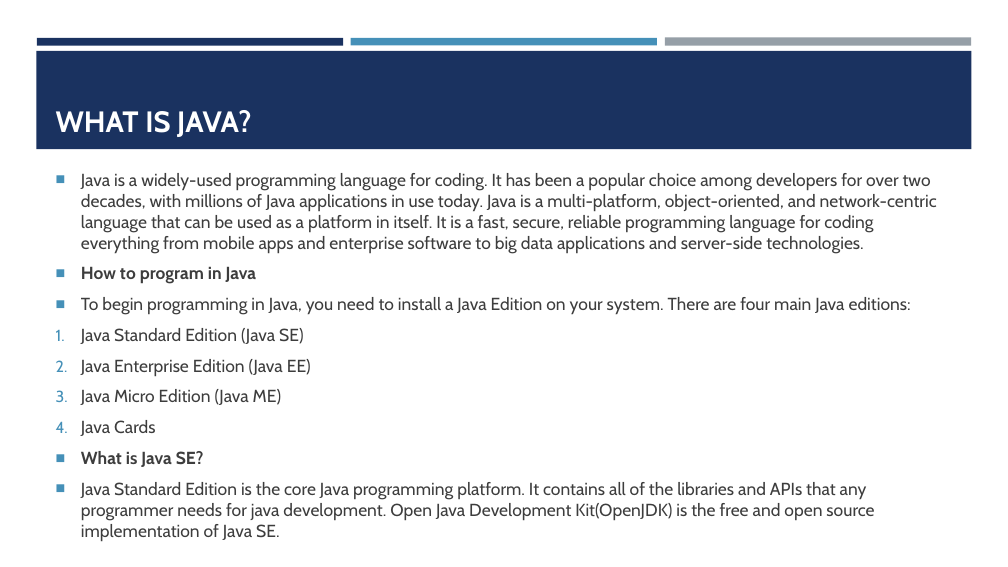
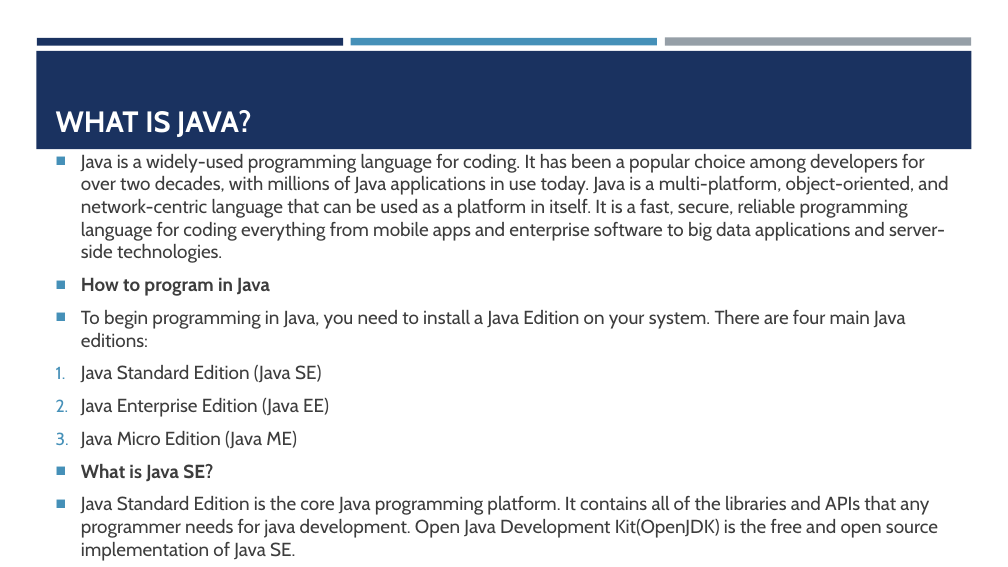
Before and after one commit to amantiwari8861/javaV1, a slide deck: slide 2 of javaSlides/Java Slides part 1.pptx. Drawn at 1008x567 pixels with LibreOffice and Linux fonts; fonts in the diff are those of the drawing. Boxes give left, top, right and bottom in pixels: in the first picture for what was removed or moved away, otherwise in the second. Text is boxed around its words. In the diff, an @@ line names an element or a change of style, - is before the commit and + after.

```diff
--- a/javaSlides/Java Slides part 1.pptx
+++ b/javaSlides/Java Slides part 1.pptx
@@ text "Java is a widely-used programming ..." at (81, 154, 948, 538): size 16.6 to 18 pt @@
@@ text at (81, 420, 156, 436): paragraph removed @@
-4. Java Cards
```
Also in this commit, not shown: 6 other files.
